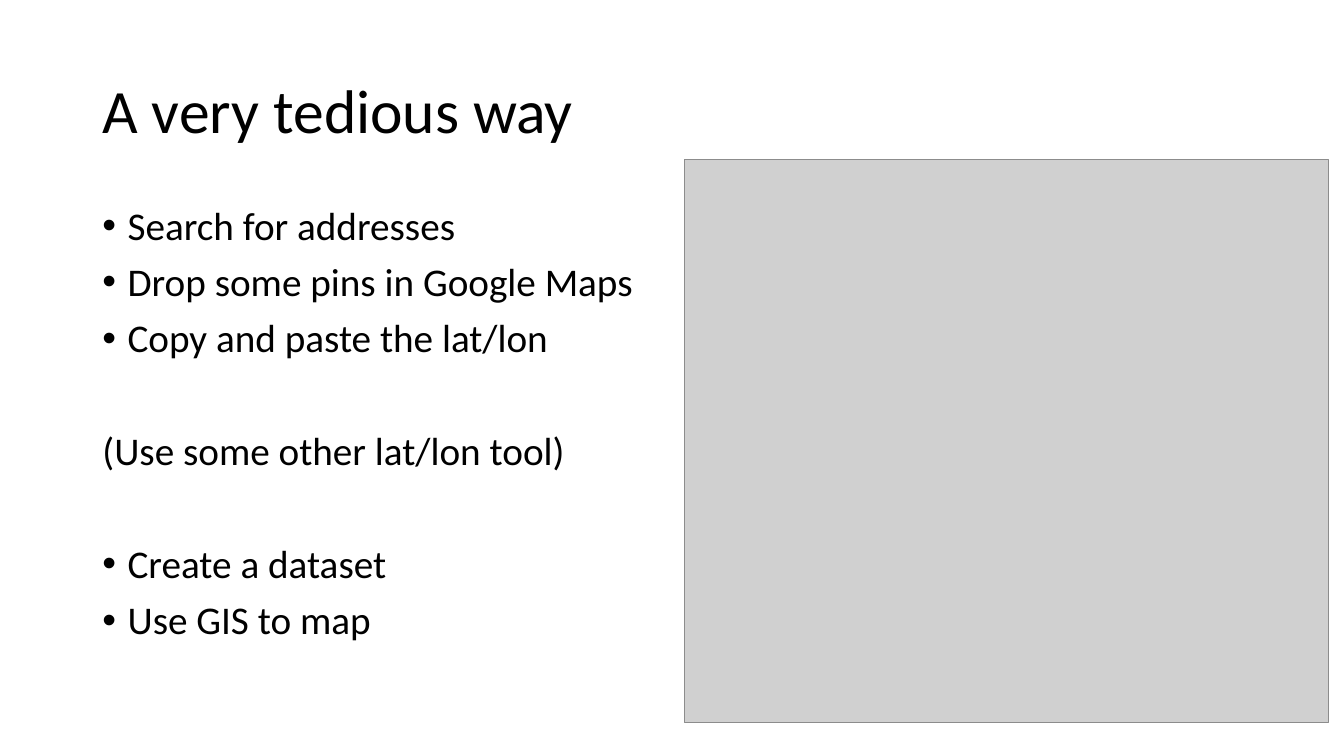
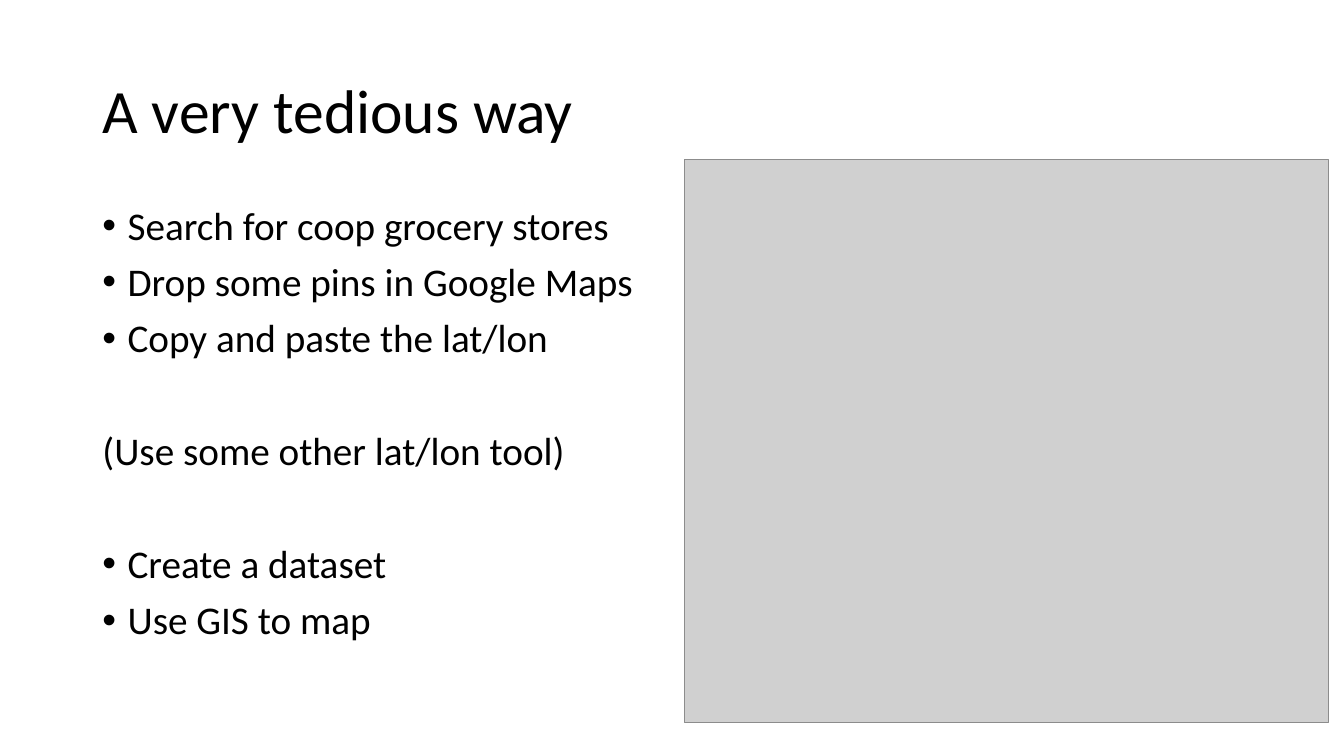
Before and after one commit to nrjjones/BuildingContextualData, a slide deck: slide 36 of presentation/Jones - Contextual Data Presentation.pptx (slide 34 before the commit). Drawn at 1344x756 pixels with LibreOffice and Linux fonts; fonts in the diff are those of the drawing; grey boxes stand for pictures. Boxes give left, top, right and bottom in pixels: in the first picture for what was removed or moved away, otherwise in the second. Text is boxed around its words. In the diff, an @@ line names an element or a change of style, - is before the commit and + after.

```diff
--- a/presentation/Jones - Contextual Data Presentation.pptx
+++ b/presentation/Jones - Contextual Data Presentation.pptx
@@ text at box(128, 212, 608, 247): text changed @@
-• Search for addresses
+• Search for coop grocery stores
```
Also in this commit, not shown: 17 other slides changed, 3 slides added, 4 other files.
